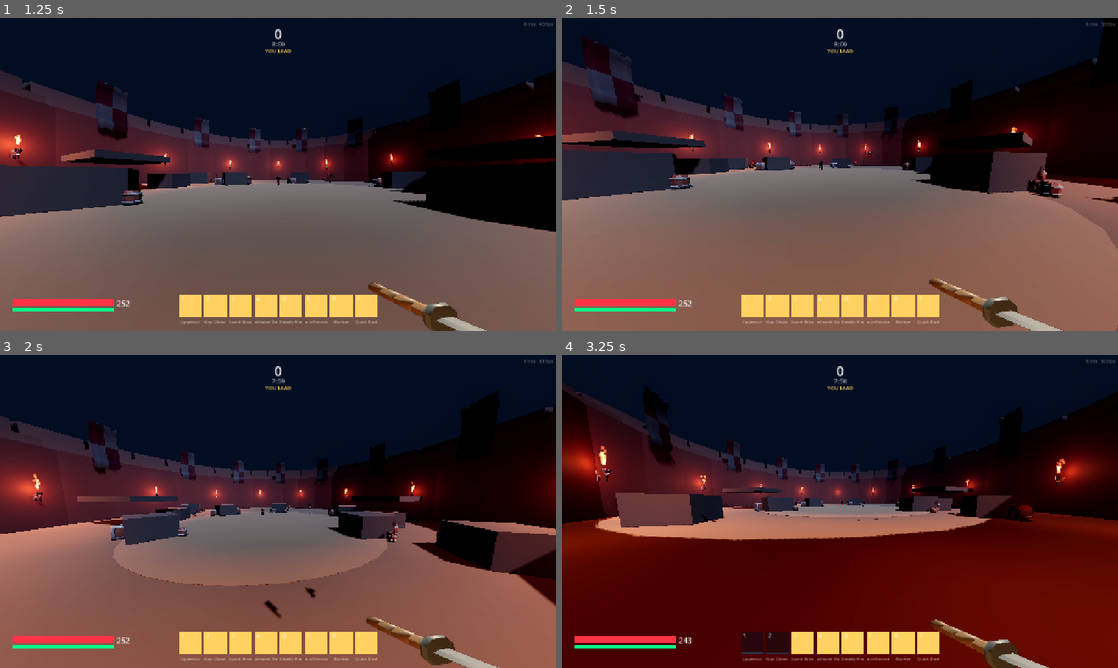
Above: before the commit, frames 1-4 (two rows, left to right).
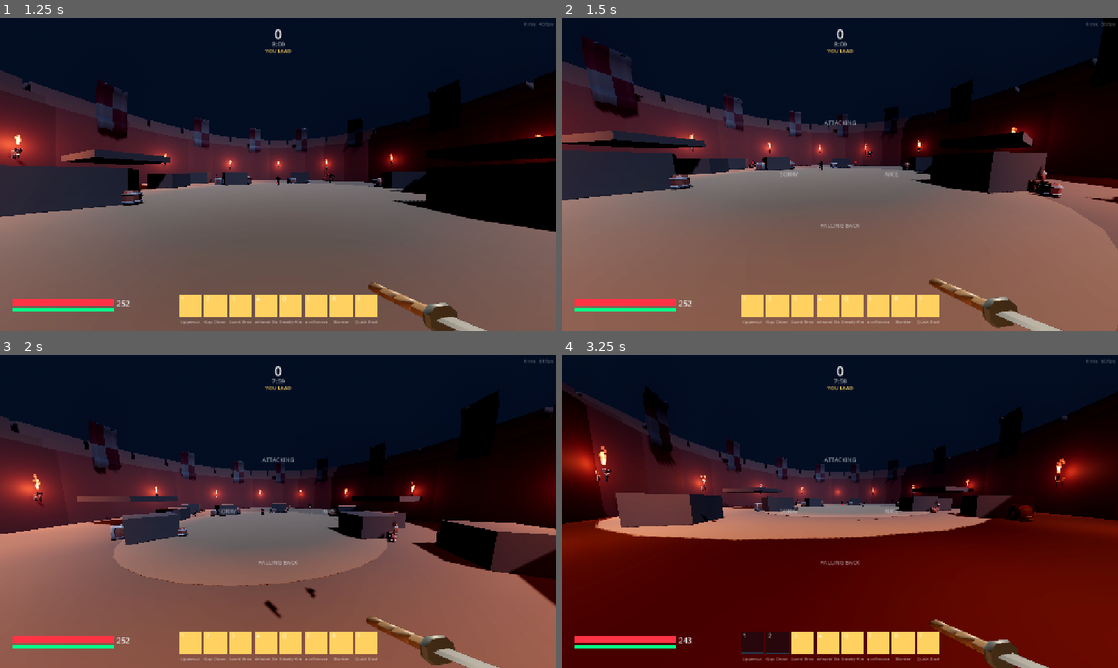
Above: after the commit, the same moments.

Repository: Spidahh/Ragequit
Game: Godot game, scene res://scenes/main.tscn
Same seed, same stepped clock (60 frames per second), same inputs: the game is played once before the commit and once after it.
Inputs (mouse positions are in pixels of both pictures, inside the frame that each line leads up to):
- Up to frame 1 (1.25 s): click "PLAY" at 0.5 s
- Up to frame 2 (1.5 s): tap Enter at 1.25 s; move the mouse to (867, 174) at 1.27 s; hold W (move_forward) from 1.28 s (still down); hold V from 1.28 s (still down); click (867, 174) at 1.42 s
- Up to frame 3 (2 s): keep holding W (move_forward); keep holding V; tap Space (jump) at 1.52 s
- Up to frame 4 (3.25 s): keep holding W (move_forward); move the mouse to (812, 511) at 2.02 s; release V at 2.03 s; tap 1 (ability_1) at 2.1 s; click (812, 511) at 2.17 s; tap Space (jump) at 2.27 s; tap V at 2.3 s; move the mouse to (851, 505) at 2.77 s; hold V from 2.78 s (still down); tap 2 (ability_2) at 2.85 s; click (851, 505) at 2.92 s

Frame 1 is identical in both runs. In frame 2, 0.1% of the frame differs, in the area x 39-61%, y 32-68%; in frame 3, 0.2%; in frame 4, 0.2%.
Error in both runs: Invalid type in function 'beam' in base 'GDScript'. The Object-derived class of argument 1 (Node (main.gd)) is not a subclass of the expected argument class. (…

Commit message:
feat: la rotella e lo spettatore, cablati in partita
L'ultimo pezzo, ed è la categoria di errore che questo progetto ha già fatto:
un sistema che esiste, ha il suo test, e non lo chiama nessuno. La rotella dei
segnali e la camera da spettatore erano scritte e verificate, e in partita non
succedeva niente.

**La rotella** si tiene aperta con `V`, si punta col mouse e si manda al
rilascio. Il puntamento usa lo scostamento dal CENTRO DELLO SCHERMO e non la
posizione assoluta del cursore: in partita il mouse è catturato e non ha una
posizione che il giocatore possa vedere. Si disegna al centro perché è lì che
sta il mouse quando la apri — una rotella in un angolo obbliga a cercarla, e in
un fight nessuno cerca niente.

**Lo spettatore** entra da solo quando cadi in TOURNAMENT: lì non si respawna, e
il round è finito, ma la serata no — restano tre duelli da guardare prima della
finale. Entrarci due volte non ne crea due, che è esattamente quello che
succederebbe morendo mentre il round sta già finendo.

E il test ora verifica il COLLEGAMENTO, non solo il sistema: che l'HUD sappia
disegnarla, che l'arena la faccia girare, e che entrare a guardare funzioni.

19/19 verdi · export 16,22 MB · le tre inquadrature dentro i quattro bersagli.

Co-Authored-By: Claude Opus 5 <noreply@anthropic.com>

Diff:
--- a/godot/src/arena.gd
+++ b/godot/src/arena.gd
@@ -11,6 +11,8 @@
 const SpawnsScript := preload("res://src/spawns.gd")
 const Bots := preload("res://src/bots.gd")
 const RangeDrills := preload("res://src/range_drills.gd")
+const Wheel := preload("res://src/signals_wheel.gd")
+const SpectatorScript := preload("res://src/spectator.gd")
 const Sfx := preload("res://src/sfx.gd")
 
 ## Il giocatore è il peer 1; i nemici prendono 101, 102… Gli stessi id che
@@ -32,6 +34,10 @@
 var _bot_names: Dictionary = {}
 var _scoreboard_open := false
 var _drills = null
+## La rotella dei segnali: si tiene premuto, si punta, si rilascia.
+var _wheel := Wheel.new()
+var _wheel_open := false
+var _spectator: Node3D = null
 ## La difficoltà di questa partita. In partita mista il default è Veterano: è
 ## l'unico che si può battere sudando, ed è quello su cui è tarato il resto.
 @export var difficulty: int = Bots.DEFAULT_LEVEL
@@ -53,6 +59,7 @@
 var _dealt := 0.0
 ## Da che parte è arrivato l'ultimo colpo, per il lampo direzionale.
 var _hurt_from := Vector3.ZERO
+var _wheel_pick := -1
 ## Danno per abilità, per la riga "BEST" della schermata dei risultati.
 var _by_ability: Dictionary = {}
 
@@ -220,6 +227,49 @@
 	_hud.show_drills(rows)
 
 
+## La rotella: tenuta aperta con `V`, puntata col mouse, mandata al rilascio.
+##
+## Il puntamento usa lo scostamento del mouse DAL CENTRO DELLO SCHERMO e non la
+## posizione assoluta: in partita il mouse è catturato e non ha una posizione
+## che il giocatore possa vedere.
+func _tick_wheel() -> void:
+	if _hud == null or not _hud.has_method("show_wheel"):
+		return
+	var held := Input.is_key_pressed(KEY_V)
+	if held:
+		var vp := get_viewport().get_visible_rect().size
+		var offset := (get_viewport().get_mouse_position() - vp * 0.5) / (vp.y * 0.25)
+		_wheel_pick = Wheel.pick(offset)
+		_hud.show_wheel(_wheel_pick, Wheel.LABELS, Wheel.ANGLES)
+		_wheel_open = true
+		return
+	if not _wheel_open:
+		return
+	_wheel_open = false
+	_hud.hide_wheel()
+	var text := _wheel.send(_wheel_pick, Time.get_ticks_msec() / 1000.0)
+	if not text.is_empty():
+		_hud.push_signal("YOU:  %s" % text)
+		Sfx.play("ui_confirm", Sfx.UI, -6.0)
+
+
+## Chi è fuori dal torneo resta a guardare. Buttarlo al menù significa che metà
+## delle persone in un torneo da otto smette di giocare dopo novanta secondi.
+func enter_spectator() -> void:
+	if _spectator != null:
+		return
+	_spectator = SpectatorScript.new()
+	add_child(_spectator)
+	var alive := []
+	for id in _bots.keys():
+		var b = _bots[id]
+		if is_instance_valid(b) and not b.dead:
+			alive.append(b)
+	_spectator.set_targets(alive)
+	if _player and is_instance_valid(_player):
+		_player.set_process_input(false)
+
+
 func _bot_name(peer_id: int) -> String:
 	return String(_bot_names.get(peer_id, "SOMEONE"))
 
@@ -267,6 +317,10 @@
 	# giocatore, ma la morte va contata comunque — è la metà onesta del risultato.
 	MatchRules.on_kill(_match, -1, PLAYER_ID)
 	_streak = 0
+	# Nel torneo non si respawna: se sei caduto, il round è finito e da qui in
+	# poi guardi. Il tuo posto nel tabellone resta.
+	if int(_match.get("mode", 0)) == MatchRules.Mode.TOURNAMENT:
+		enter_spectator()
 	# Il recap: chi ti ha ucciso, con cosa e per quanto, e quanto avevi fatto tu.
 	var breakdown := []
 	for k in _taken:
@@ -290,6 +344,8 @@
 		_hurt_flash.color.a = maxf(0.0, _hurt_flash.color.a - delta * 1.6)
 	if _hurt_edge and _hurt_edge.color.a > 0.0:
 		_hurt_edge.color.a = maxf(0.0, _hurt_edge.color.a - delta * 1.1)
+
+	_tick_wheel()
 
 	# Il tabellone su `Tab`: si tiene premuto, non si apre e si chiude. In un
 	# fight non si preme due volte niente.
--- a/godot/src/hud.gd
+++ b/godot/src/hud.gd
@@ -52,6 +52,7 @@
 var _combo_has_world := false
 var _drills: Control = null
 var _netstat: Label = null
+var _wheel: Control = null
 var _ping_ms := 0
 var _fps_smooth := 60.0
 
@@ -392,6 +393,40 @@
 		_drills.add_child(box)
 
 
+## La rotella dei segnali. `picked` è il settore puntato, o -1 per nessuno.
+##
+## Si disegna al centro perché è lì che sta il mouse quando la apri: una rotella
+## in un angolo obbliga a cercarla, e in un fight nessuno cerca niente.
+func show_wheel(picked: int, labels: Dictionary, angles: Dictionary) -> void:
+	if _wheel == null:
+		_wheel = Control.new()
+		_wheel.set_anchors_preset(Control.PRESET_CENTER)
+		_wheel.mouse_filter = Control.MOUSE_FILTER_IGNORE
+		add_child(_wheel)
+	_clear(_wheel)
+	for k in labels:
+		var deg: float = float(angles.get(k, 0.0))
+		var rad := deg_to_rad(deg)
+		var at := Vector2(sin(rad), -cos(rad)) * 118.0
+		var chosen: bool = int(k) == picked
+		var l := UI.label(String(labels[k]), 15 if chosen else 13, UI.ACCENT if chosen else UI.TEXT_DIM)
+		l.horizontal_alignment = HORIZONTAL_ALIGNMENT_CENTER
+		l.size = Vector2(180, 22)
+		l.position = at - Vector2(90, 11)
+		_wheel.add_child(l)
+
+
+func hide_wheel() -> void:
+	_drop(_wheel)
+	_wheel = null
+
+
+## Un segnale ricevuto. Va nella stessa colonna del kill feed: sono la stessa
+## cosa — righe che dicono cosa è successo, non cosa fare.
+func push_signal(text: String) -> void:
+	push_feed(text)
+
+
 func set_ping(ms: int) -> void:
 	_ping_ms = ms
 
--- a/godot/tests/test_polish.gd
+++ b/godot/tests/test_polish.gd
@@ -61,6 +61,7 @@
 			_chi_cade_ha_trenta_secondi()
 			_quattro_segnali_e_nessuna_chat()
 			_tutti_i_tasti_uno_per_uno()
+			_la_rotella_e_lo_spettatore_sono_cablati()
 			print("")
 			if failures == 0:
 				print("Tutto verde.\n")
@@ -470,6 +471,31 @@
 	st.reset_bindings()
 
 
+func _la_rotella_e_lo_spettatore_sono_cablati() -> void:
+	print("
+Cablati in partita, non solo scritti")
+	# È la categoria di errore di questo progetto: un sistema che esiste, ha il
+	# suo test, e non lo chiama nessuno. Qui si controlla il collegamento.
+	_check("l'HUD sa disegnare la rotella", _hud != null and _hud.has_method("show_wheel"), "show_wheel")
+	_check("l'arena la fa girare", _arena.has_method("_tick_wheel"), "_tick_wheel")
+	_check("e sa passare a spettatore", _arena.has_method("enter_spectator"), "enter_spectator")
+
+	if _hud and _hud.has_method("show_wheel"):
+		_hud.show_wheel(Wheel.Signal_.NICE, Wheel.LABELS, Wheel.ANGLES)
+		var texts := _labels(_hud)
+		_check("e la rotella mostra tutti e quattro", texts.contains("NICE") and texts.contains("SORRY"), "quattro voci")
+		_hud.hide_wheel()
+		_check("e si chiude al rilascio", not _labels(_hud).contains("FALLING BACK"), "via")
+
+	_arena.enter_spectator()
+	_check("lo spettatore entra", _arena._spectator != null, "camera libera pronta")
+	# E due volte non ne crea due: entrare due volte è quello che succede quando
+	# muori mentre il round sta già finendo.
+	var first = _arena._spectator
+	_arena.enter_spectator()
+	_check("e non si duplica", _arena._spectator == first, "uno solo")
+
+
 ## Tutto il testo visibile in un sottoalbero, in una stringa sola.
 func _labels(from: Node) -> String:
 	var out := []
Not shown, changed: godot-build/index.html
Not shown, changed: godot-build/index.pck
